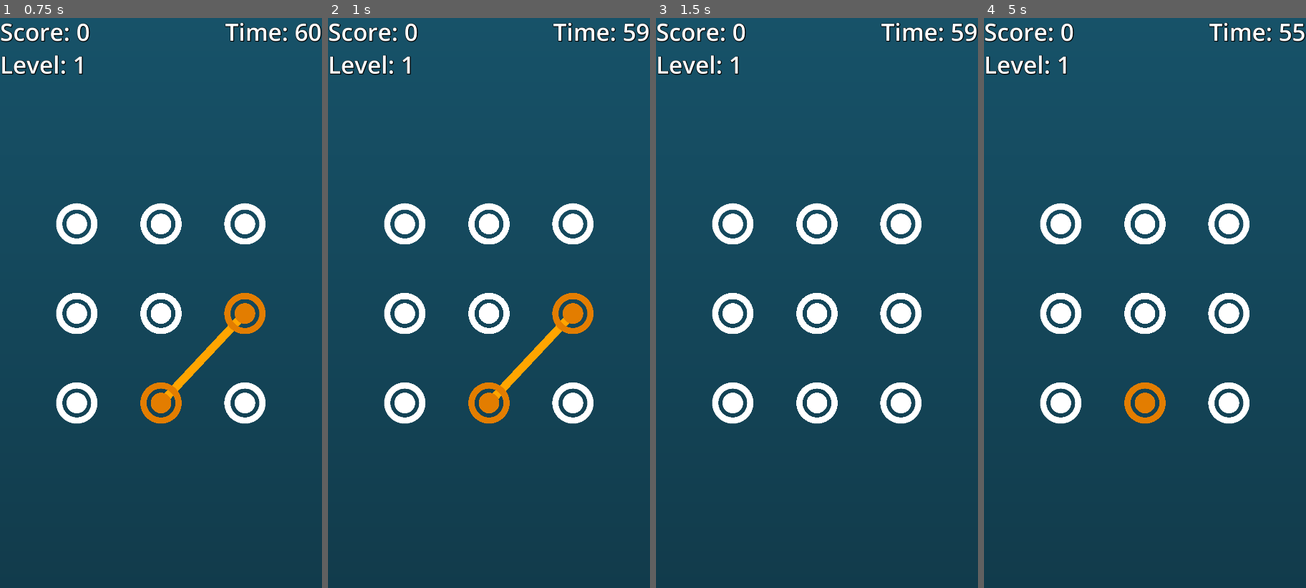
Above: before the commit, frames 1-4 (left to right).
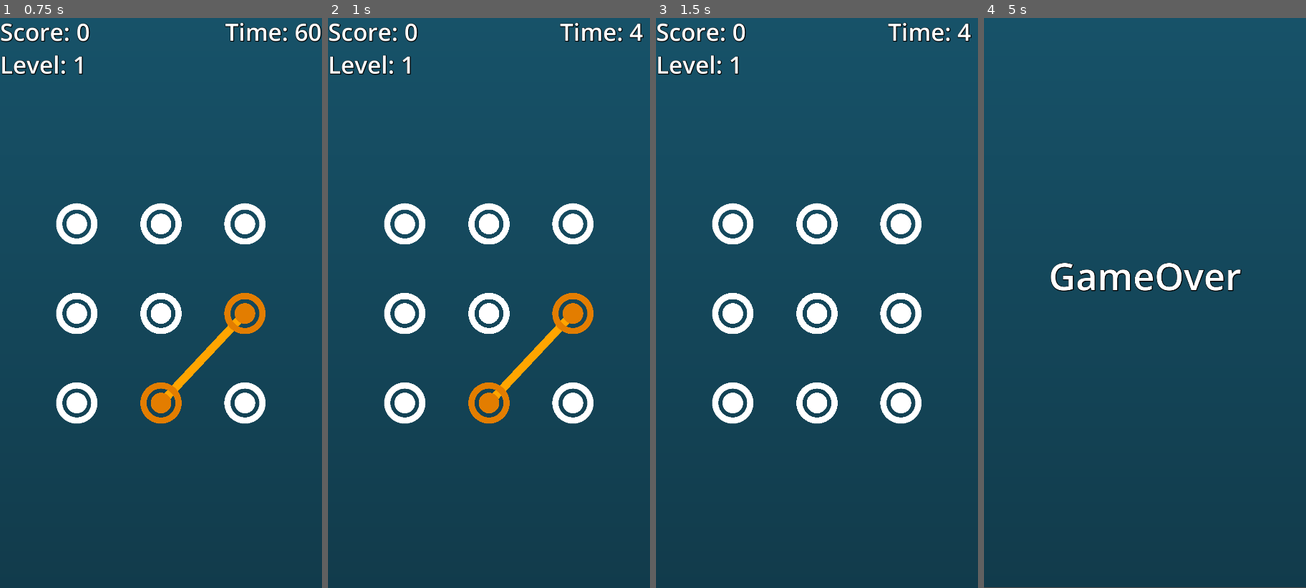
Above: after the commit, the same moments.

Repository: tJamesD/dot-line-matcher
Game: Godot game, scene res://Scenes/main.tscn
Two runs of this game, one before a commit and one after it. Both use one fixed random seed, a clock stepped at 60 frames per second and the inputs below.
Inputs (mouse positions are in pixels of both pictures, inside the frame that each line leads up to):
- Up to frame 1 (0.75 s): tap Enter at 0.5 s; move the mouse to (77, 223) at 0.52 s
- Up to frame 2 (1 s): no input
- Up to frame 3 (1.5 s): tap Space at 1.25 s; move the mouse to (817, 223) at 1.27 s
- Up to frame 4 (5 s): move the mouse to (1228, 223) at 2.02 s; tap Enter at 2.75, 4.25 s; move the mouse to (1061, 314) at 2.77 s; tap Space at 3.5 s; move the mouse to (1145, 314) at 3.52 s; move the mouse to (1228, 314) at 4.27 s

Frame 1 is identical in both runs. In frame 2, 0.5% of the frame differs, in the area x 69-100%, y 0-5%; in frame 3, 0.5%; in frame 4, 8.0%, in the area x 0-100%, y 0-100%.

Commit message:
score_dict working

Diff:
--- /dev/null
+++ b/Scenes/game_over.gd
@@ -0,0 +1,4 @@
+extends Control
+
+func _ready() -> void:
+	SaveGames.load_scores()
--- a/Scenes/main.tscn
+++ b/Scenes/main.tscn
@@ -84,6 +84,7 @@
 
 [node name="DotManager" type="Node2D" parent="."]
 script = ExtResource("1_bo1nx")
+timer = 5
 time_increase_amount = 5
 animation_timer = 0.75
 
@@ -123,6 +124,6 @@
 position = Vector2(821.5, 1300)
 scale = Vector2(0.184176, 0.184176)
 
-[node name="Main" parent="." instance=ExtResource("3_8gbba")]
+[node name="OldLine" parent="." instance=ExtResource("3_8gbba")]
 visible = false
 position = Vector2(257.5, 700)
--- /dev/null
+++ b/Scripts/SaveGames.gd
@@ -0,0 +1,27 @@
+extends Node
+
+var score_dict = {}
+
+var save_path = "user://highscores.save"
+
+func _ready():
+	_load_scores()
+
+func add_score(score: int, name: String):
+	score_dict.set(score, name)
+	_save_score()
+
+func _save_score():
+	var file = FileAccess.open(save_path, FileAccess.WRITE)
+	file.store_string(JSON.stringify(score_dict))
+	file.close()
+
+func _load_scores():
+	if FileAccess.file_exists(save_path):
+		var file = FileAccess.open(save_path, FileAccess.READ)
+		var content = file.get_as_text()
+		file.close()
+
+		var scores = JSON.parse_string(content)
+		score_dict = scores
+		print(score_dict)
--- a/Scripts/dots_manager.gd
+++ b/Scripts/dots_manager.gd
@@ -25,7 +25,7 @@
 signal timer_update(amt :int)
 signal game_over()
 
-@onready var timer = 60
+@export var timer = 60
 @export var time_increase_amount = 2
 @onready var second_tracker = 0.0
 
@@ -66,11 +66,12 @@
 
 	second_tracker += delta
 	if second_tracker >= 1.0:
-		print(timer)
+		#print(timer)
 		second_tracker = 0
 		timer -= 1
 		if timer <= 0:
 			get_tree().change_scene_to_file("res://Scenes/game_over.tscn")
+			SaveGames.add_score(score,"Tim")
 
 		timer_update.emit(timer)
 
--- a/project.godot
+++ b/project.godot
@@ -15,6 +15,10 @@
 config/features=PackedStringArray("4.4", "Mobile")
 config/icon="res://icon.svg"
 
+[autoload]
+
+SaveGames="*res://Scripts/SaveGames.gd"
+
 [display]
 
 window/size/viewport_width=1080
Not shown, added: Scenes/game_over.gd.uid
Not shown, added: Scripts/SaveGames.gd.uid
